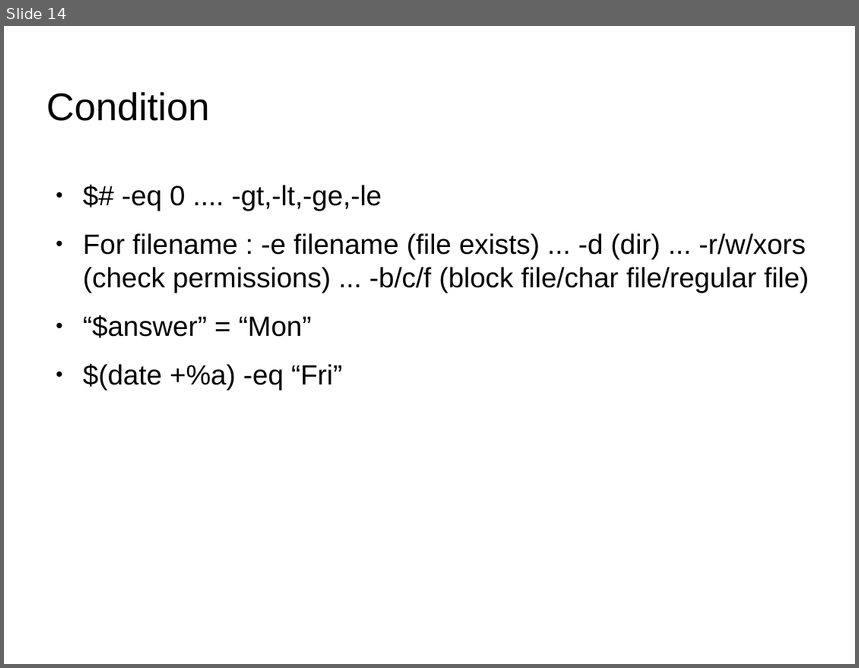
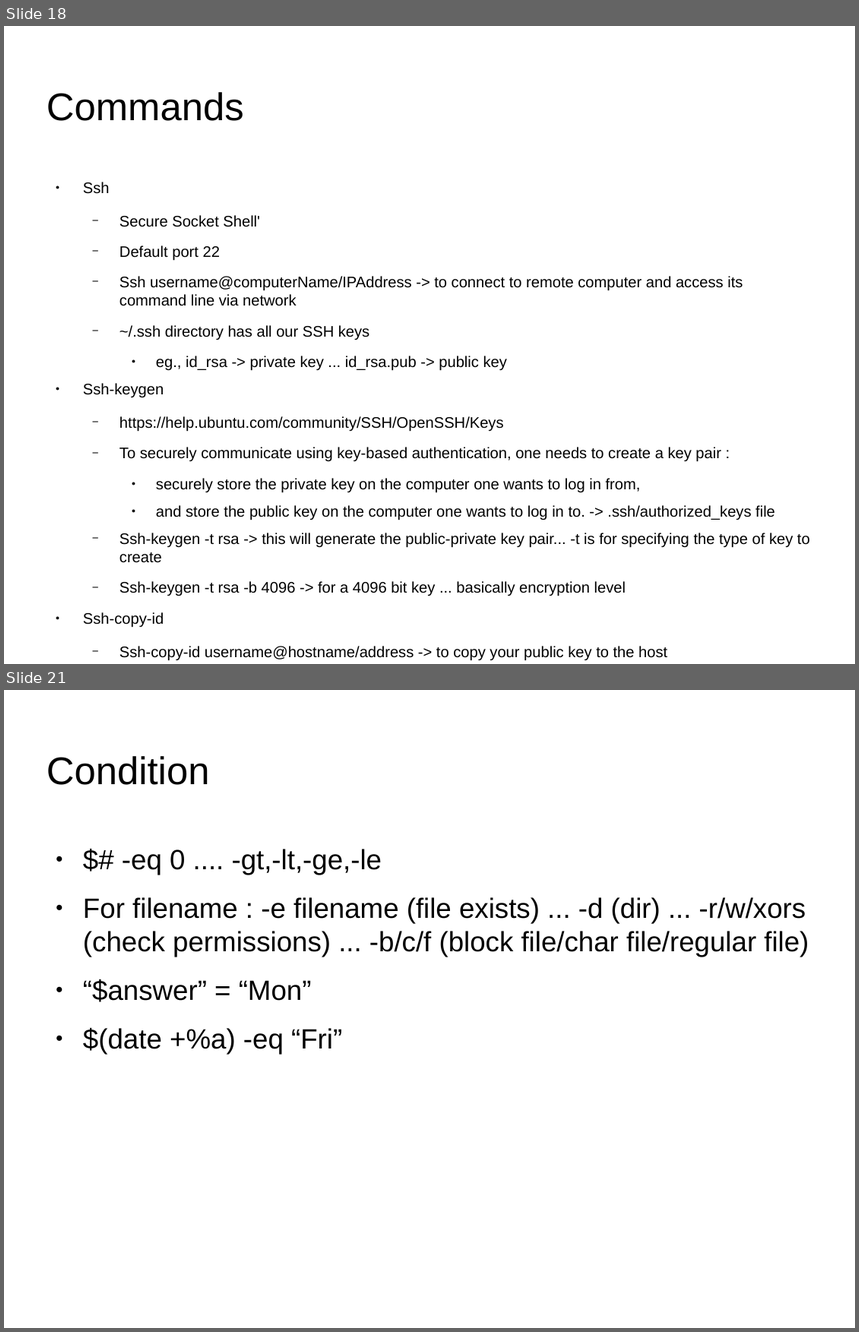
Before and after one commit to shikha-desai/Internship_PreWork, a slide deck: Shell_Script/Shell_Script_Notes.odp. Shown one above the other, each under a label of ours: slide 14 before the commit, slides 18 and 21 after it; the slides between them are not shown. The pictures are 859x668 and 859x1332 pixels, drawn with LibreOffice and Linux fonts; fonts in the diff are those of the drawing; background and template pictures are left out. Boxes give left, top, right and bottom in pixels: in the first picture for what was removed or moved away, otherwise in the second. Text is boxed around its words. In the diff, an @@ line names an element or a change of style, - is before the commit and + after.

```diff
--- a/Shell_Script/Shell_Script_Notes.odp
+++ b/Shell_Script/Shell_Script_Notes.odp
@@ slide 18 added at (4, 26, 855, 664), background picture (left out) @@
@@ title added at (47, 92, 244, 121), 36 pt, text #000000 @@
+Commands
@@ text added at (83, 182, 810, 661), 14.3 pt, text #000000 @@
+● Ssh
+  − Secure Socket Shell'
+  − Default port 22
+  − Ssh username@computerName/IPAddress -> to connect to remote computer and access its command line via network
+  − ~/.ssh directory has all our SSH keys
+    ● eg., id_rsa -> private key ... id_rsa.pub -> public key
+● Ssh-keygen
+  − https://help.ubuntu.com/community/SSH/OpenSSH/Keys
+  − To securely communicate using key-based authentication, one needs to create a key pair :
+    ● securely store the private key on the computer one wants to log in from,
+    ● and store the public key on the computer one wants to log in to. -> .ssh/authorized_keys file
+  − Ssh-keygen -t rsa -> this will generate the public-private key pair... -t is for specifying the type of key to create
+  − Ssh-keygen -t rsa -b 4096 -> for a 4096 bit key ... basically encryption level
+● Ssh-copy-id
+  − Ssh-copy-id username@hostname/address -> to copy your public key to the host
@@ what was slide 14 is now slide 21 @@
```
Also in this commit, not shown: 2 slides changed, 8 other slides added, 5 other files.
